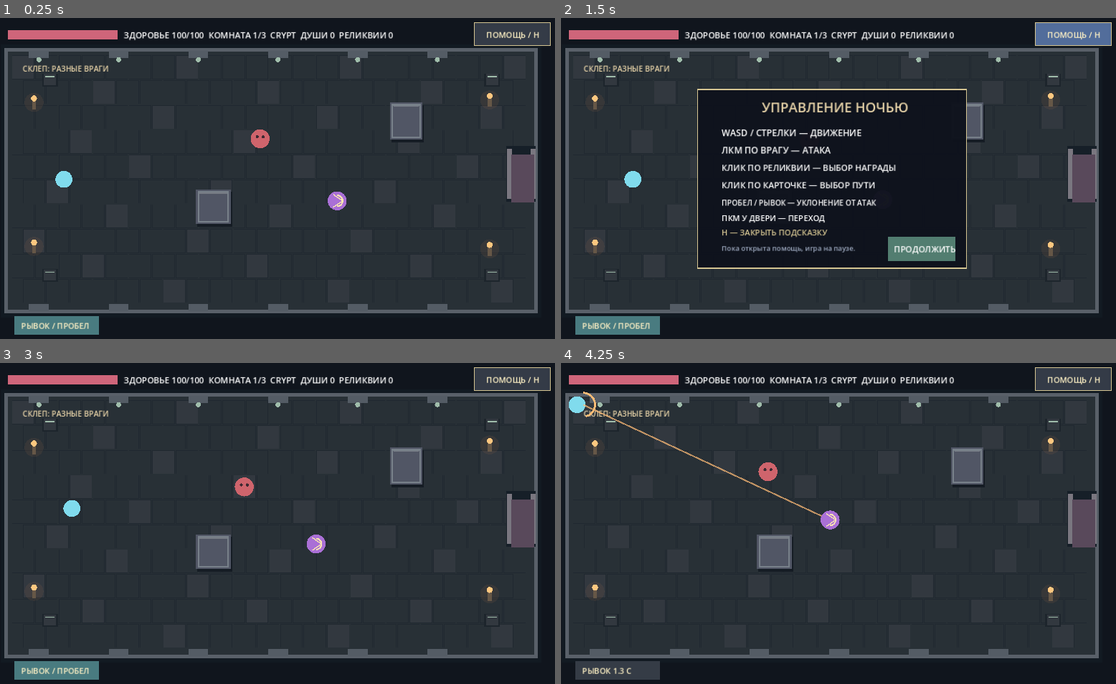
Above: before the commit, frames 1-4 (two rows, left to right).
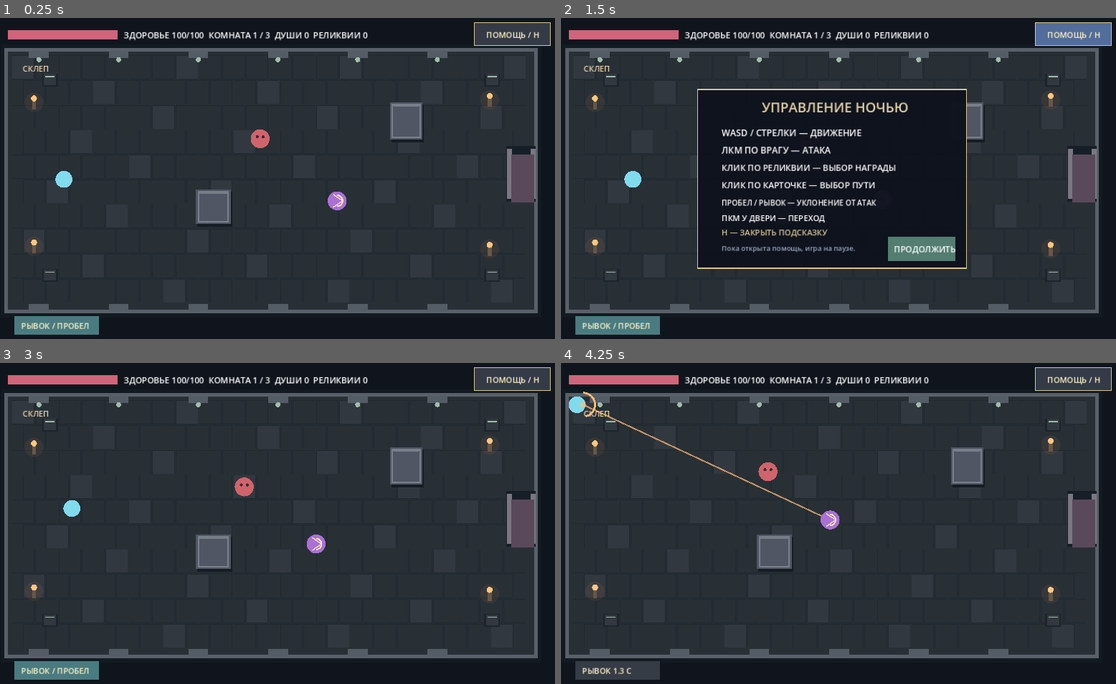
Above: after the commit, the same moments.

Repository: DoctorStrangeSH/Last-Ritual
Game: Godot game, scene res://scenes/topdown_night_prototype.tscn
The game is run twice, just before and just after one commit, with the same random seed, the same clock (stepped at 60 frames per second) and the same inputs. This scene is started directly instead of the project's main scene.
Inputs (mouse positions are in pixels of both pictures, inside the frame that each line leads up to):
- Up to frame 1 (0.25 s): no input
- Up to frame 2 (1.5 s): tap Enter at 0.5 s; move the mouse to (960, 162) at 0.52 s; hold Right (ui_right) 0.53-1.28 s; tap H at 0.6 s; click (960, 162) at 0.67 s; tap Space at 0.77, 1.25 s; move the mouse to (716, 194) at 1.27 s; hold Down (ui_down) from 1.28 s (still down); tap E at 1.35 s
- Up to frame 3 (3 s): tap Space at 1.52, 2.75 s; tap Enter at 2 s; move the mouse to (327, 452) at 2.02 s; release Down (ui_down) at 2.03 s; hold Right (ui_right) 2.03-2.78 s; tap R at 2.1 s; move the mouse to (244, 587) at 2.77 s; hold Up (ui_up) from 2.78 s (still down); tap H at 2.85 s; click (244, 587) at 2.92 s
- Up to frame 4 (4.25 s): tap Space at 3.02, 3.77 s; move the mouse to (1005, 571) at 3.52 s; release Up (ui_up) at 3.53 s; hold Left (ui_left) from 3.53 s (still down); tap E at 3.6 s

The runs differ from the first frame. In frame 1, 0.6% of the frame differs, in the area x 4-71%, y 4-17%; in frame 2, 0.6%; in frame 3, 0.6%; in frame 4, 0.6%, in the area x 3-71%, y 4-17%.

Commit message:
Ночь: честный счётчик исследования и наглядные предупреждения атак (#159)
* fix(night): accurate dungeon exploration HUD and timed attack warnings

* test(night): dungeon HUD tracks discoveries and telegraph progress clamps correctly

* docs(roadmap): night HUD accuracy and threat telegraphs

Diff:
--- a/scripts/topdown_night_prototype.gd
+++ b/scripts/topdown_night_prototype.gd
@@ -793,6 +793,21 @@
             draw_circle(center + Vector2(-6, -4), 3.0, Color("#3d2a32"))
             draw_circle(center + Vector2(6, -4), 3.0, Color("#3d2a32"))
 
+func current_room_caption() -> String:
+    if exploration_enabled and not floor_data.is_empty():
+        var rooms: Array = floor_data.get("rooms", [])
+        if room_index >= 0 and room_index < rooms.size():
+            return str(rooms[room_index].get("kind", "КОМНАТА"))
+    return ["СКЛЕП", "ЗАСАДА", "ЭЛИТА"][clampi(room_variant, 0, 2)]
+
+func current_room_progress() -> String:
+    if exploration_enabled:
+        return "ОТКРЫТО %d / %d" % [visited_rooms.size(), floor_data.get("rooms", []).size()]
+    return "КОМНАТА %d / 3" % (room_index + 1)
+
+func attack_warning_progress(remaining: float, duration: float) -> float:
+    return clampf(1.0 - remaining / maxf(duration, 0.01), 0.0, 1.0)
+
 func _draw() -> void:
     draw_crypt_environment()
     for wall in obstacles:
@@ -805,8 +820,8 @@
     draw_circle(player_pos, 22.0 if player_hit_flash > 0.0 else 17.0, Color("#fff1d1") if player_hit_flash > 0.0 else (Color("#80dbed") if invulnerable_time <= 0.0 or int(invulnerable_time * 16.0) % 2 == 0 else Color("#4c657a")))
     draw_rect(Rect2(48.0, 25.0, 220.0, 18.0), Color("#442c37"))
     draw_rect(Rect2(48.0, 25.0, 220.0 * float(player_hp) / 100.0, 18.0), Color("#cf657a"))
-    draw_label("ЗДОРОВЬЕ %d/100  КОМНАТА %d/3  %s  ДУШИ %d  РЕЛИКВИИ %d" % [player_hp, room_index + 1, ROOM_KINDS[room_variant], night_souls, relics.size()], Vector2(280, 41), 17)
-    draw_label(ROOM_TACTICS[room_variant], Vector2(77, 108), 15, Color("#e7d3a8"))
+    draw_label("ЗДОРОВЬЕ %d/100  %s  ДУШИ %d  РЕЛИКВИИ %d" % [player_hp, current_room_progress(), night_souls, relics.size()], Vector2(280, 41), 17)
+    draw_label(current_room_caption(), Vector2(77, 108), 16, Color("#e7d3a8"))
     if route_boon != "":
         draw_label(route_boon, Vector2(300, 65), 14, Color("#d5c592"))
     if run_state == "won":
@@ -823,19 +838,23 @@
         var melee_remaining: float = float(enemy.get("melee_warning", 0.0))
         if ranged_remaining > 0.0:
             var aim: Vector2 = enemy["attack_target"]
-            var ranged_charge: float = 1.0 - ranged_remaining / RANGED_WARNING
+            var ranged_charge: float = attack_warning_progress(ranged_remaining, RANGED_WARNING)
             draw_line(enemy["pos"], aim, Color("#ffbc76", 0.45 + ranged_charge * 0.55), 3.0)
             draw_arc(aim, 24.0, -PI / 2.0, -PI / 2.0 + TAU * ranged_charge, 32, Color("#ffbc76"), 4.0)
+            draw_circle(aim, 4.0 + 4.0 * ranged_charge, Color("#ffbc76", 0.45 + 0.4 * ranged_charge))
         elif melee_remaining > 0.0:
             var attack_at: Vector2 = enemy["attack_target"]
-            var melee_charge: float = 1.0 - melee_remaining / float(enemy.get("melee_warning_duration", MELEE_WARNING))
+            var melee_charge: float = attack_warning_progress(melee_remaining, float(enemy.get("melee_warning_duration", MELEE_WARNING)))
             draw_arc(attack_at, MELEE_HIT_RADIUS, -PI / 2.0, -PI / 2.0 + TAU * melee_charge, 32, Color("#ff7b89"), 5.0)
+            draw_line(attack_at + Vector2(-9, 0), attack_at + Vector2(9, 0), Color("#ffb7a7", 0.5 + 0.5 * melee_charge), 2.0)
         if enemy.get("role", "") == "boss" and float(enemy.get("ritual_warning", 0.0)) > 0.0:
             var ritual_target: Vector2 = enemy.get("ritual_target", player_pos)
             var second_phase: bool = int(enemy["hp"]) <= 15
             var ritual_radius := 76.0 if second_phase else 58.0
             draw_circle(ritual_target, ritual_radius, Color("#bb5264", 0.25))
-            draw_arc(ritual_target, ritual_radius, 0.0, TAU, 48, Color("#ffd495"), 4.0)
+            var ritual_duration: float = 0.65 if second_phase else 0.95
+            var ritual_progress: float = attack_warning_progress(float(enemy["ritual_warning"]), ritual_duration)
+            draw_arc(ritual_target, ritual_radius, -PI / 2.0, -PI / 2.0 + TAU * ritual_progress, 48, Color("#ffd495"), 4.0)
             draw_label("РИТУАЛЬНЫЙ УДАР — УКЛОНИСЬ!", ritual_target + Vector2(-143, -91), 14, Color("#ffe3a8"))
         var enemy_color: Color = Color("#fff1d1") if float(enemy.get("hit_flash", 0.0)) > 0.0 else (Color("#aa70d6") if enemy["ranged"] else Color("#e3b967") if enemy.get("role", "") == "flanker" else Color("#b46773") if enemy.get("role", "") == "champion" else Color("#cf646c"))
         var enemy_radius: float = 34.0 if enemy.get("role", "") == "boss" else 25.0 if enemy.get("role", "") == "champion" else 16.0 if enemy.get("role", "") == "flanker" else 19.0
--- a/tests/topdown_smoke.gd
+++ b/tests/topdown_smoke.gd
@@ -815,6 +815,19 @@
         check(art_check.night_enemy_visual_role({"role": "regular", "ranged": true}) == "ranged", "Night ranged enemy shows bow")
         check(art_check.night_enemy_visual_role({"role": "regular", "ranged": false}) == "regular", "Night melee enemy shows distinct face")
         art_check.queue_free()
+    var warning_scene = load("res://scenes/topdown_night_prototype.tscn")
+    if warning_scene != null:
+        var warning_probe = warning_scene.instantiate()
+        root.add_child(warning_probe)
+        check(warning_probe.current_room_progress() == "КОМНАТА 1 / 3", "Standalone night progress matches three-room mode")
+        check(warning_probe.current_room_caption() == "СКЛЕП", "Standalone night room name is localized")
+        check(is_equal_approx(warning_probe.attack_warning_progress(0.5, 1.0), 0.5), "Threat marker shows half charge")
+        check(is_equal_approx(warning_probe.attack_warning_progress(0.0, 1.0), 1.0), "Threat marker fills at strike time")
+        check(is_equal_approx(warning_probe.attack_warning_progress(2.0, 1.0), 0.0), "Threat marker clamps before start")
+        warning_probe.enable_floor_exploration(1777)
+        check(warning_probe.current_room_progress().begins_with("ОТКРЫТО 1 / "), "Exploration HUD counts discovered rooms instead of showing a false 3-room limit")
+        check(warning_probe.current_room_caption() != "", "Exploration room type has a readable caption")
+        warning_probe.queue_free()
     var packed := load("res://scenes/topdown_night_prototype.tscn") as PackedScene
     check(packed != null, "Top-down entry scene loads")
     if packed == null:
Not shown, changed: docs/ROADMAP.md
